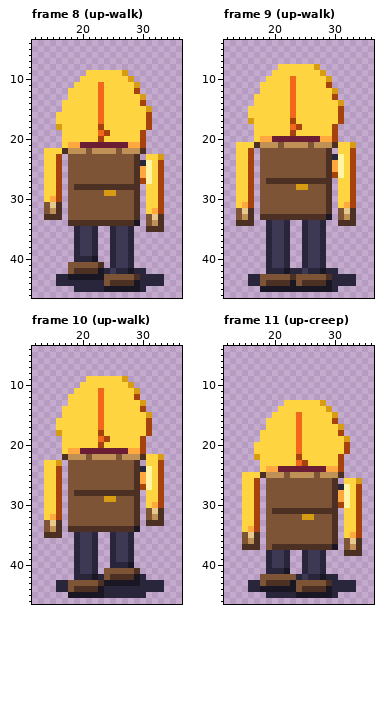
Pixel-art file -- art/companion-48/review-place/work/pawn-aseprite/pawn.aseprite. The first picture shows the starting point.
48x48 pixels, 28 frames. Shown: frame 8 (up-walk): x 12..36, y 4..46; frame 9 (up-walk): x 12..36, y 4..46; frame 10 (up-walk): x 12..36, y 4..46; frame 11 (up-creep): x 12..36, y 4..46. The commit also changed other frames, which this record leaves out.
The same view after the edit:
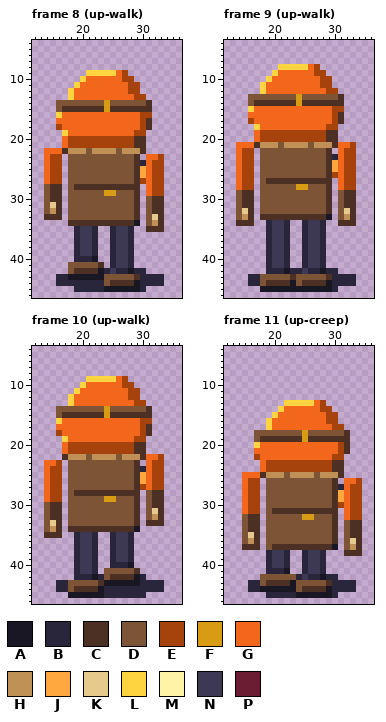
Palette (. is transparent): A #1a1725  B #29253a  C #4b3023  D #7d5435  E #a6420c  F #d89b14  G #f2671b  H #bf9157  J #ffa83f  K #e6c98c  L #ffd441  M #fff4a6  N #3d3954  P #6b1e33
What changed:
Changed rows in their new state; - is an unchanged pixel.
Frame 8 (up-walk):
first column x 14:
 9 ------------GE------
10 -------GGGGGGEE-----
11 ------GGG-GGGGEE----
12 -----GGGG-GGGGE-----
13 -----GGGG-GGGGGEE---
14 --DDDDDDDDFDDDDDDC--
15 --DCCCCCCCFCCCCCCC--
16 ---GGGGGG-GGGGGGE---
17 --GGGGGGG-GGGGGGEC--
18 --EGGGGGGGGGGGGGEC--
19 ----GGGGG-GGGGGE----
20 ---GEEEEE-EEEEECC---
21 ---GEEEEEEEEEEECC---
22 GGG-----------------
23 GE---------------GGE
24 GE---------------GE-
25 GE---------------GE-
26 GE---------------GE-
27 GE---------------GE-
28 DCC--------------GE-
29 DCC--------------GE-
30 DCC--------------DCC
31 -----------------DCC
32 -----------------DCC
Frame 9 (up-walk):
first column x 14:
 8 ------------GE------
 9 -------GGGGGGEE-----
10 ------GGG-GGGGEE----
11 -----GGGG-GGGGE-----
12 -----GGGG-GGGGGEE---
13 --DDDDDDDDFDDDDDDC--
14 --DCCCCCCCFCCCCCCC--
15 ---GGGGGG-GGGGGGE---
16 --GGGGGGG-GGGGGGEC--
17 --EGGGGGGGGGGGGGEC--
18 ----GGGGG-GGGGGE----
19 ---GEEEEE-EEEEECC---
20 ---GEEEEEEEEEEECC---
21 GGG--------------GGE
22 GE---------------GE-
23 GE---------------GE-
24 GE---------------GE-
25 GE---------------GE-
26 GE---------------GE-
27 GE---------------GE-
28 GE---------------GE-
29 DCC--------------DCC
30 DCC--------------DCC
31 DCC--------------DCC
Frame 10 (up-walk):
first column x 14:
 9 ------------GE------
10 -------GGGGGGEE-----
11 ------GGG-GGGGEE----
12 -----GGGG-GGGGE-----
13 -----GGGG-GGGGGEE---
14 --DDDDDDDDFDDDDDDC--
15 --DCCCCCCCFCCCCCCC--
16 ---GGGGGG-GGGGGGE---
17 --GGGGGGG-GGGGGGEC--
18 --EGGGGGGGGGGGGGEC--
19 ----GGGGG-GGGGGE----
20 ---GEEEEE-EEEEECC---
21 ---GEEEEEEEEEEECC---
22 -----------------GGE
23 GGE--------------GE-
24 GE---------------GE-
25 GE---------------GE-
26 GE---------------GE-
27 GE---------------GE-
28 GE---------------DCC
29 GE---------------DCC
30 DCC--------------DCC
31 DCC-----------------
32 DCC-----------------
Frame 11 (up-creep):
first column x 15:
13 ------------GE------
14 -------GGGGGGEE-----
15 ------GGG-GGGGEE----
16 -----GGGG-GGGGE-----
17 -----GGGG-GGGGGEE---
18 --DDDDDDDDFDDDDDDC--
19 --DCCCCCCCFCCCCCCC--
20 ---GGGGGG-GGGGGGEC--
21 --GGGGGGG-GGGGGGEC--
22 --EGGGGGGGGGGGGE----
23 ---GEEEEEE-EEEECC---
24 ---GEEEEEEEEEEECC---
25 GGG-----------------
26 GE---------------GGE
27 GE---------------GE-
28 GE---------------GE-
29 GE---------------GE-
30 GE---------------GE-
31 GE---------------GE-
32 DCC--------------GE-
33 DCC--------------DCC
34 DCC--------------DCC
35 -----------------DCC
Boxes around the changes in both pictures, in picture pixels (x1, y1, x2, y2):
changed: (44, 70, 164, 214)
changed: (236, 64, 356, 208)
changed: (44, 376, 164, 520)
changed: (242, 400, 362, 538)
